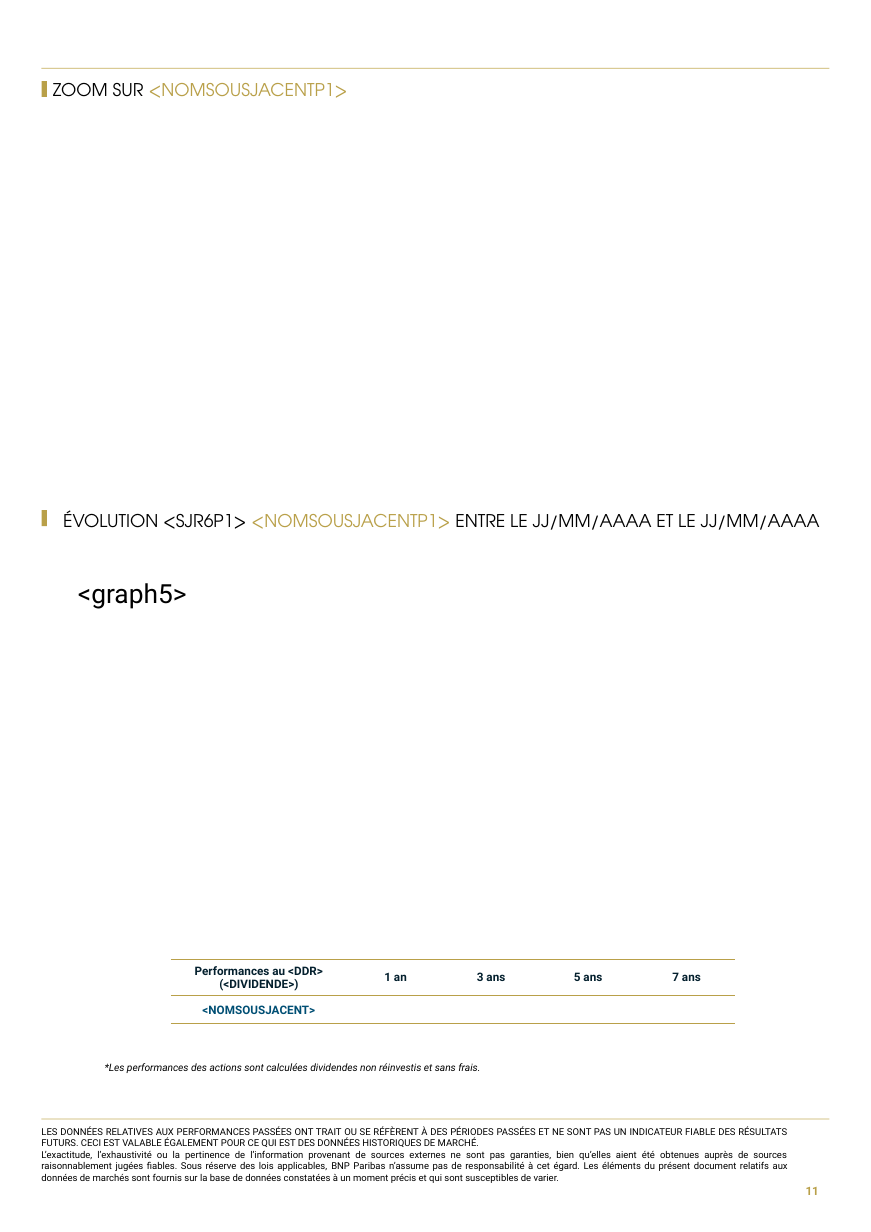
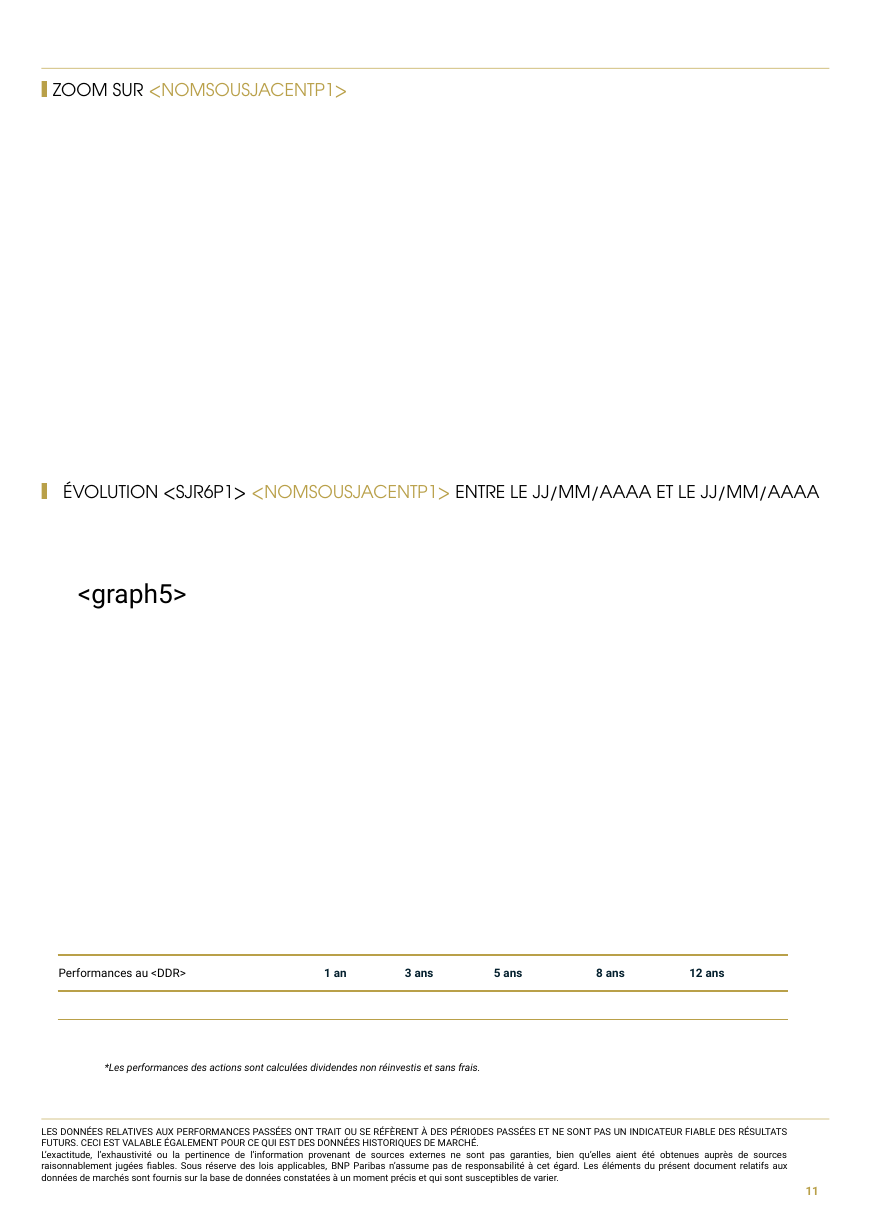
Before and after one commit to guillaumejacquin/equitim-project, a slide deck: slide 11 of Templates/testmercredi.pptx. Drawn at 871x1232 pixels with LibreOffice and Linux fonts; fonts in the diff are those of the drawing; background and template pictures are left out. Boxes give left, top, right and bottom in pixels: in the first picture for what was removed or moved away, otherwise in the second. Text is boxed around its words. In the diff, an @@ line names an element or a change of style, - is before the commit and + after.

```diff
--- a/Templates/testmercredi.pptx
+++ b/Templates/testmercredi.pptx
@@ text "ÉVOLUTION <SJR6P1> <NOMSOUSJACENTP1> ENTRE LE ...": place and size @@
-text "ÉVOLUTION <SJR6P1> <NOMSOUSJACENTP1> ENTRE LE ..." at (63,510,820,530)
+text "ÉVOLUTION <SJR6P1> <NOMSOUSJACENTP1> ENTRE LE ..." at (63,481,820,501)
@@ rectangle: place and size @@
-rectangle at (42,510,47,526)
+rectangle at (42,482,47,498)
@@ table at (58,954,788,1018) @@
-column 1, row 1: Performances au <DDR> (<DIVIDENDE>)
+column 1, row 1: Performances au <DDR>
-column 1, row 2: <NOMSOUSJACENT>
+column 1, row 2: 
-column 5: 7 ans | 
+column 5: 8 ans | 
+column 6: 12 ans | 
@@ table: place and size @@
-table at (171,959,734,1024)
+table at (58,954,788,1018)
```
Also in this commit, not shown: 3 other slides changed, 28 other files.
